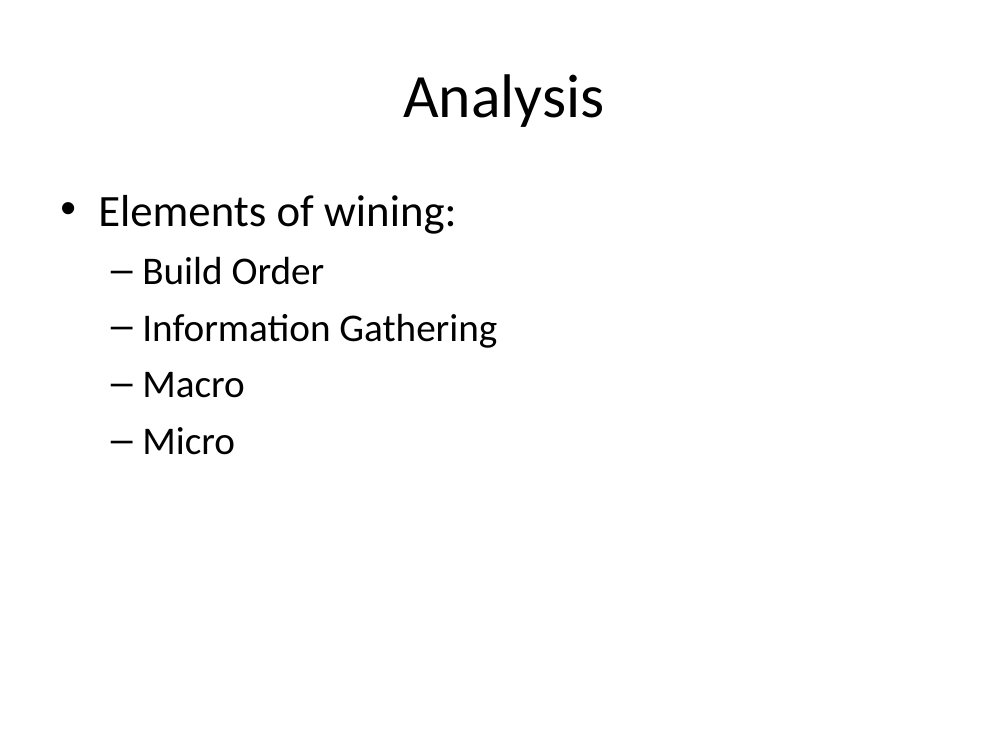
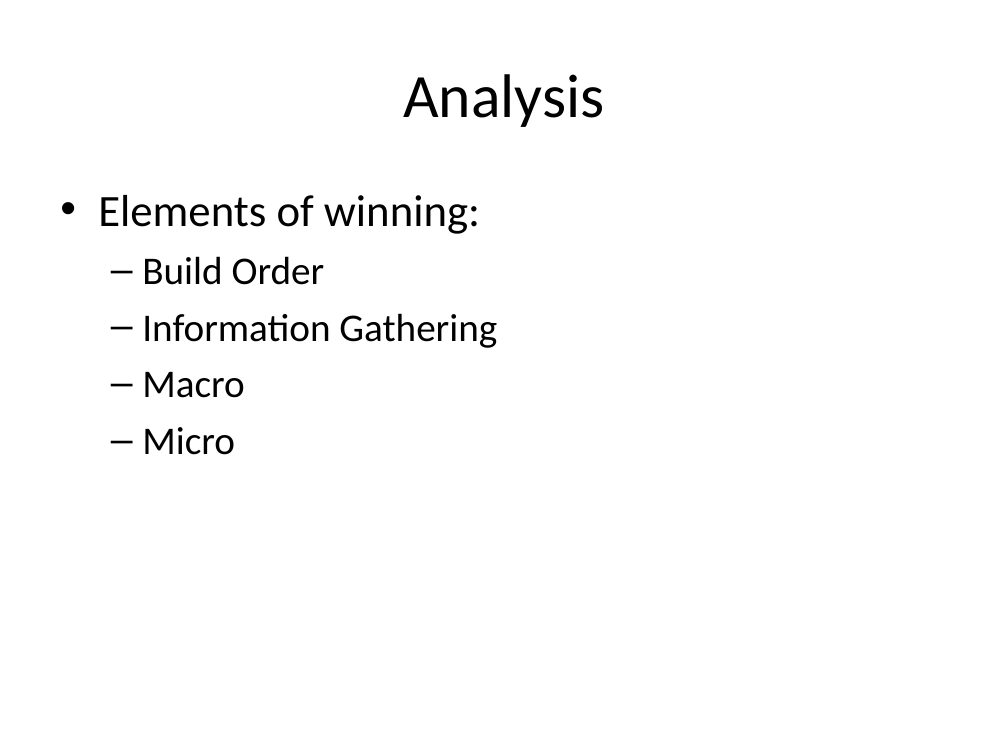
Before and after one commit to Pzoco/bw-ai-dat5, a slide deck: slide 3 of Exam Presentation/VultureCombat.odp. Drawn at 1008x756 pixels with LibreOffice and Linux fonts; fonts in the diff are those of the drawing. Boxes give left, top, right and bottom in pixels: in the first picture for what was removed or moved away, otherwise in the second. Text is boxed around its words. In the diff, an @@ line names an element or a change of style, - is before the commit and + after.

```diff
--- a/Exam Presentation/VultureCombat.odp
+++ b/Exam Presentation/VultureCombat.odp
@@ text at box(98, 195, 480, 234): text changed @@
-• Elements of wining:
+• Elements of winning:
```
